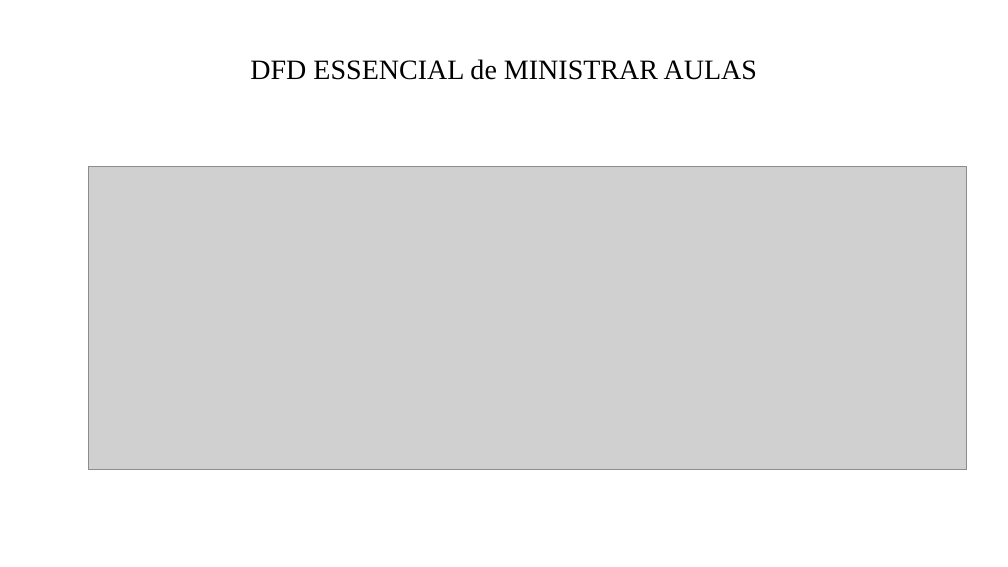
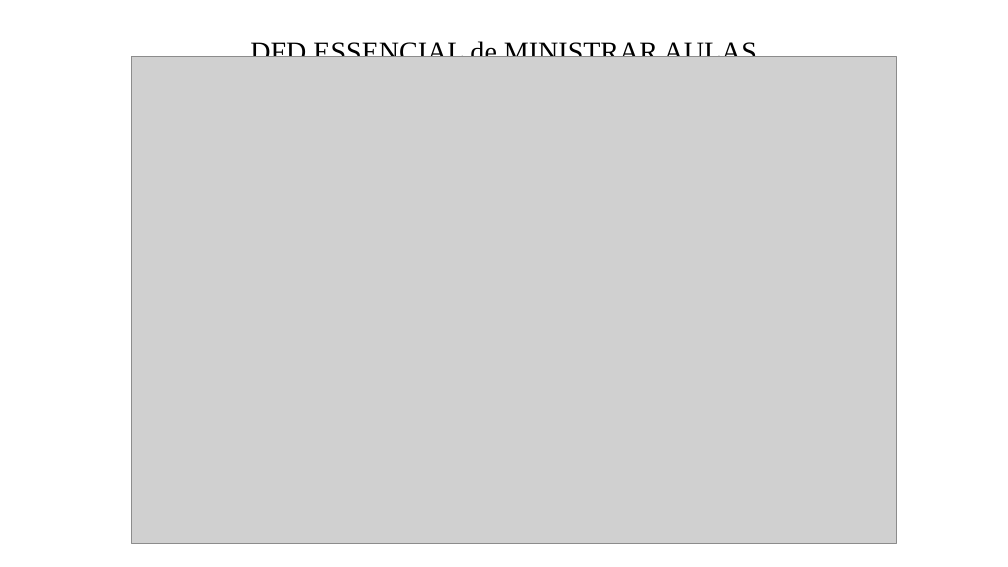
Before and after one commit to troogg/Madara, a slide deck: slide 2 of Artefatos/16. DFD ESSENCIAL CAPACIDADES.pptx. Drawn at 1008x567 pixels with LibreOffice and Linux fonts; fonts in the diff are those of the drawing; grey boxes stand for pictures. Boxes give left, top, right and bottom in pixels: in the first picture for what was removed or moved away, otherwise in the second. Text is boxed around its words. In the diff, an @@ line names an element or a change of style, - is before the commit and + after.

Commit message:
Atualização e Cenário Ministrar Aulas 16, 17, 18, 19, 20, 21 e 22

```diff
--- a/Artefatos/16. DFD ESSENCIAL CAPACIDADES.pptx
+++ b/Artefatos/16. DFD ESSENCIAL CAPACIDADES.pptx
@@ text "DFD ESSENCIAL de MINISTRAR AULAS" rewrapped from (x1=250, y1=59, x2=757, y2=80) to (x1=250, y1=40, x2=757, y2=57) @@
@@ picture resized from (x1=88, y1=166, x2=967, y2=470) to (x1=131, y1=56, x2=896, y2=543) @@
```
Also in this commit, not shown: 4 other slides changed, 6 other files.
